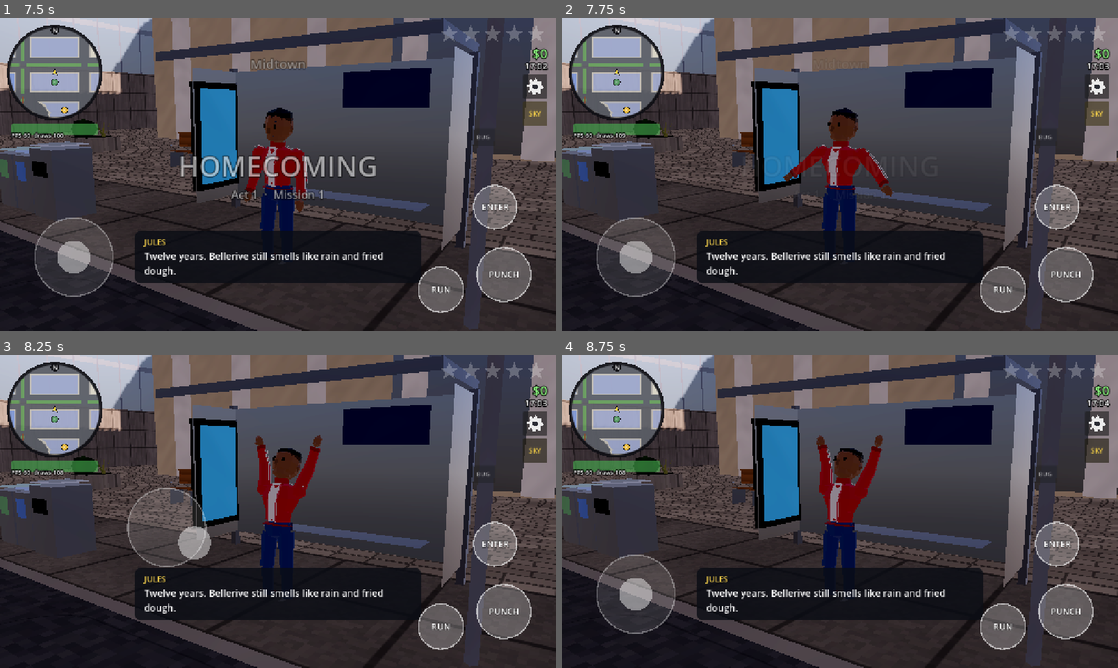
Above: before the commit, frames 1-4 (two rows, left to right).
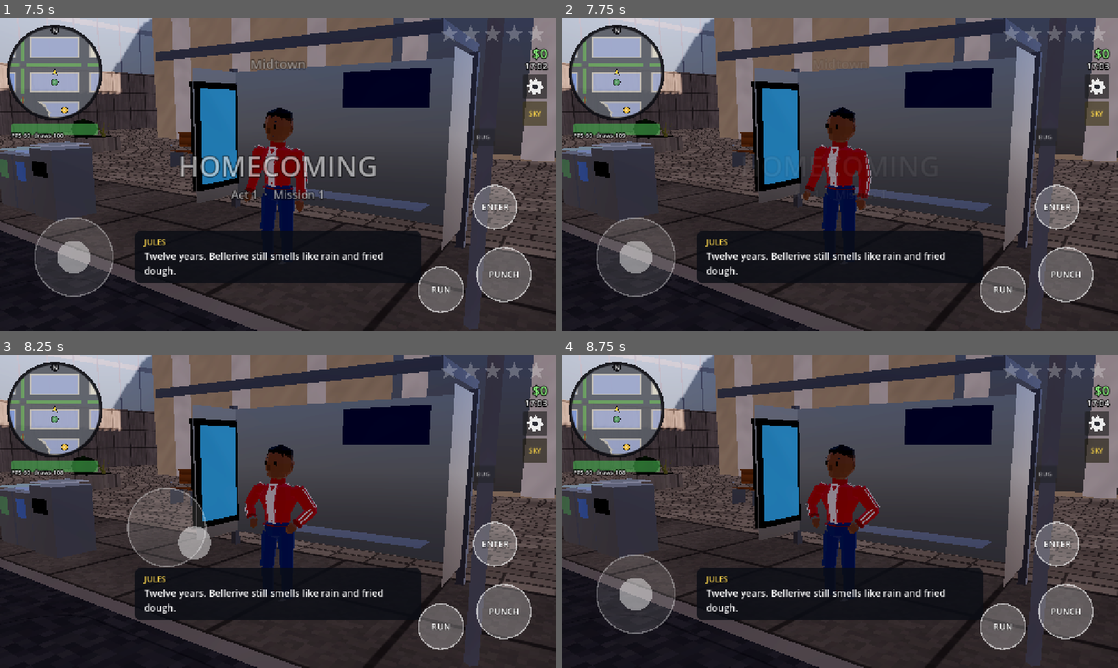
Above: after the commit, the same moments.

Repository: sachinpant3572/privateRepo
Game: Godot game, scene res://main.tscn
Two runs of this game, one before a commit and one after it. Both use one fixed random seed, a clock stepped at 60 frames per second and the inputs below.
Inputs (mouse positions are in pixels of both pictures, inside the frame that each line leads up to):
- Up to frame 1 (7.5 s): tap Enter at 0.5, 2, 3.5 s; drag from (55, 74) to (333, 105) at 0.52 s; tap Space (attack) at 1.25, 2.75, 4.25 s; drag from (278, 174) to (250, 237) at 1.27 s; move the mouse to (333, 105) at 2.02 s; hold D (move_right) 2.03-2.75 s; tap E (interact) at 2.1 s; drag from (250, 237) to (111, 127) at 2.77 s; move the mouse to (444, 221) at 3.52 s; hold A (move_left) 3.53-4.25 s; tap J at 3.6 s; drag from (111, 127) to (194, 96) at 4.27 s; move the mouse to (305, 174) at 5.02 s; hold S (move_down) 5.03-5.75 s; tap M at 5.1 s; click (305, 174) at 5.17 s; drag from (194, 96) to (166, 190) at 5.77 s; move the mouse to (400, 158) at 6.52 s; hold W (move_up) 6.53-7.25 s; tap P at 6.6 s; click "SKY" at 7.25 s
- Up to frame 2 (7.75 s): no input
- Up to frame 3 (8.25 s): drag from (166, 527) to (250, 574) at 8.02 s
- Up to frame 4 (8.75 s): no input

Frame 1 is identical in both runs. In frame 2, 1.1% of the frame differs, in the area x 39-60%, y 28-62%; in frame 3, 1.6%; in frame 4, 1.7%, in the area x 43-58%, y 25-58%.

Commit message:
Traffic ring moves out by the view's edge, not scaled with it (WIP, measuring)
Co-Authored-By: Claude Opus 5.5 <noreply@anthropic.com>
Claude-Session: https://claude.ai/code/session_01XUeimCS4fFEoMDQrXPwrRW

Diff:
--- a/game/scripts/population.gd
+++ b/game/scripts/population.gd
@@ -12,9 +12,11 @@
 ## events and graphics quality).
 const TRAFFIC_COUNT := 8
 const PED_SPAWN := Vector2(30.0, 50.0)
-## Traffic keeps to a ring just off screen (times reach()), so the budget's
-## cars are mostly on the streets round the player, not spread thin out of
-## sight: at 40-70 m and 95 m a rush hour's 11 cars left none within 50 m.
+## Traffic keeps to a ring just off screen, so the budget's cars are mostly on
+## the streets round the player, not spread thin out of sight: at 40-70 m (and
+## 95 m) times reach() a rush hour's 11 cars left none within 50 m. A wider
+## view moves the ring out by its edge, CAR_SPAWN.x * (reach - 1), not by
+## scaling it, which spread them to 115 m in the driving view.
 const CAR_SPAWN := Vector2(30.0, 55.0)
 const PED_DESPAWN := 70.0
 const CAR_DESPAWN := 65.0
@@ -53,7 +55,7 @@
 		if _gone(ped, center, PED_DESPAWN * r) or ped.dead_time > 20.0:
 			ped.queue_free()
 	for car in cars:
-		if car != game.player.vehicle and _gone(car, center, CAR_DESPAWN * r):
+		if car != game.player.vehicle and _gone(car, center, CAR_DESPAWN + _edge(r)):
 			car.queue_free()
 	if peds.size() < PED_COUNT:
 		var spot: Array = game.city.random_sidewalk_between(center, PED_SPAWN.x, PED_SPAWN.y * r, rng, out_of_view)
@@ -74,6 +76,11 @@
 	return clampf(cam.size / 30.0, 1.0, 2.1)
 
 
+## How far a wider view pushes the traffic ring out past its on-foot place.
+func _edge(r: float) -> float:
+	return CAR_SPAWN.x * (r - 1.0)
+
+
 ## Far enough to remove: beyond `dist` and off screen, or far beyond it.
 func _gone(node: Node3D, center: Vector3, dist: float) -> bool:
 	var d := node.global_position.distance_to(center)
@@ -106,7 +113,7 @@
 	var n := -1
 	var to := -1
 	for attempt in 2:
-		n = game.city.random_node_between(center, CAR_SPAWN.x, CAR_SPAWN.y * r, rng, out_of_view)
+		n = game.city.random_node_between(center, CAR_SPAWN.x, CAR_SPAWN.y + _edge(r), rng, out_of_view)
 		if n < 0:
 			return
 		var options: Array = game.city.next_nodes(n)
